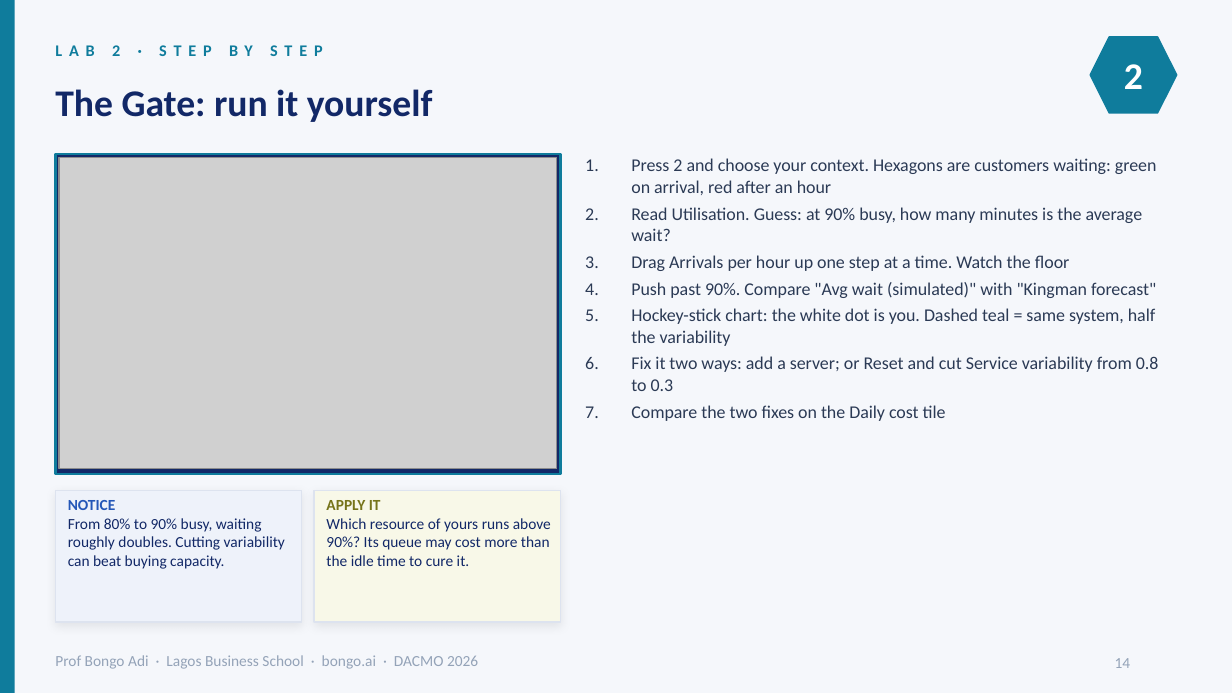
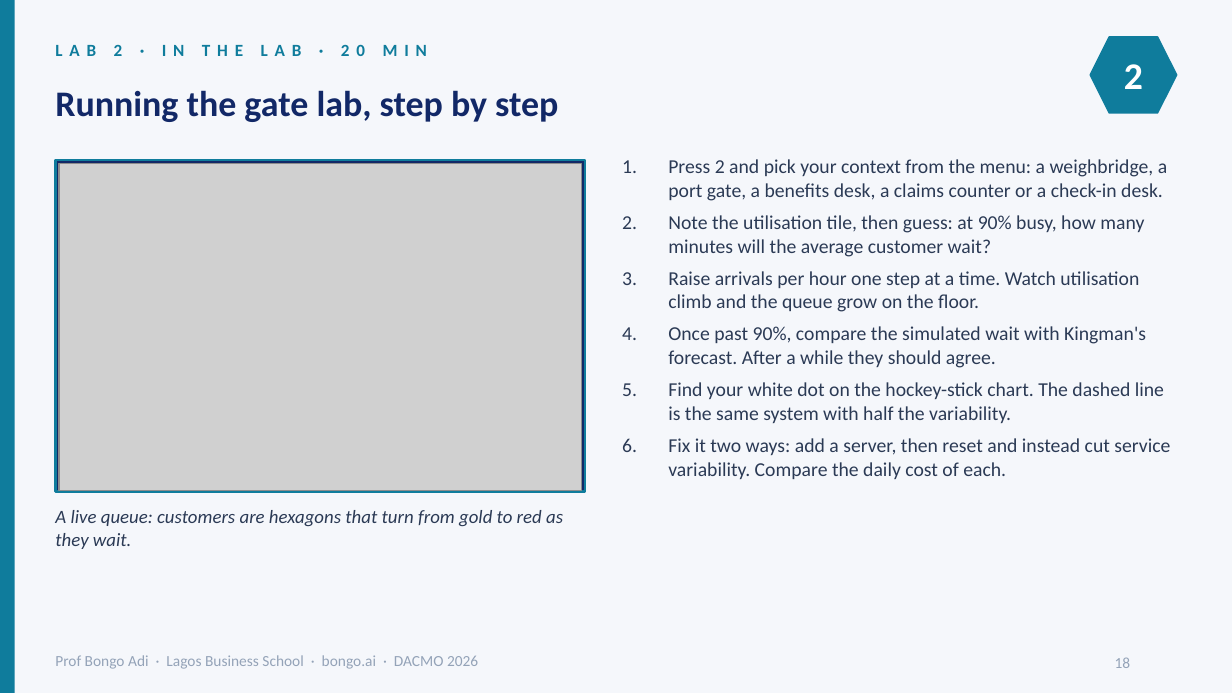
Before and after one commit to adibongo/dacmo-operations-analytics, a slide deck: slide 18 of downloads/DACMO-Participant-Slides.pptx (slide 14 before the commit). Drawn at 1232x693 pixels with LibreOffice and Linux fonts; fonts in the diff are those of the drawing; grey boxes stand for pictures; background and template pictures are left out. Boxes give left, top, right and bottom in pixels: in the first picture for what was removed or moved away, otherwise in the second. Text is boxed around its words. In the diff, an @@ line names an element or a change of style, - is before the commit and + after.

```diff
--- a/downloads/DACMO-Participant-Slides.pptx
+++ b/downloads/DACMO-Participant-Slides.pptx
@@ text at box(55, 44, 427, 56): text changed; size 9.5 to 10 pt @@
-LAB 2 · STEP BY STEP
+LAB 2 · IN THE LAB · 20 MIN
@@ text at box(55, 90, 558, 122): text changed; size 22 to 21 pt @@
-The Gate: run it yourself
+Running the gate lab, step by step
@@ rectangle: place and size @@
-rectangle at box(55, 154, 561, 474)
+rectangle at box(55, 160, 585, 492)
@@ picture: place and size @@
-picture at box(59, 158, 557, 468)
+picture at box(59, 164, 582, 490)
@@ text at box(668, 159, 1170, 479): text changed; size 10.5 to 11.5 pt @@
-1. Press 2 and choose your context. Hexagons are customers waiting: green on arrival, red after an hour
-2. Read Utilisation. Guess: at 90% busy, how many minutes is the average wait?
-3. Drag Arrivals per hour up one step at a time. Watch the floor
-4. Push past 90%. Compare "Avg wait (simulated)" with "Kingman forecast"
-5. Hockey-stick chart: the white dot is you. Dashed teal = same system, half the variability
-6. Fix it two ways: add a server; or Reset and cut Service variability from 0.8 to 0.3
-7. Compare the two fixes on the Daily cost tile
+1. Press 2 and pick your context from the menu: a weighbridge, a port gate, a benefits desk, a claims counter or a check-in desk.
+2. Note the utilisation tile, then guess: at 90% busy, how many minutes will the average customer wait?
+3. Raise arrivals per hour one step at a time. Watch utilisation climb and the queue grow on the floor.
+4. Once past 90%, compare the simulated wait with Kingman's forecast. After a while they should agree.
+5. Find your white dot on the hockey-stick chart. The dashed line is the same system with half the variability.
+6. Fix it two ways: add a server, then reset and instead cut service variability. Compare the daily cost of each.
@@ rectangle removed at box(55, 490, 302, 622) @@
@@ text removed at box(68, 500, 285, 569) @@
-NOTICE
-From 80% to 90% busy, waiting roughly doubles. Cutting variability can beat buying capacity.
@@ rectangle removed at box(314, 490, 561, 622) @@
@@ text removed at box(326, 500, 551, 566) @@
-APPLY IT
-Which resource of yours runs above 90%? Its queue may cost more than the idle time to cure it.
@@ text added at box(55, 510, 563, 549), 11 pt, text #2B3A55, italic @@
+A live queue: customers are hexagons that turn from gold to red as they wait.
@@ page number at box(1115, 657, 1131, 668): text changed @@
-14
+18
```
Also in this commit, not shown: 13 other slides changed, 19 slides added, 14 slides removed, 5 other files.
